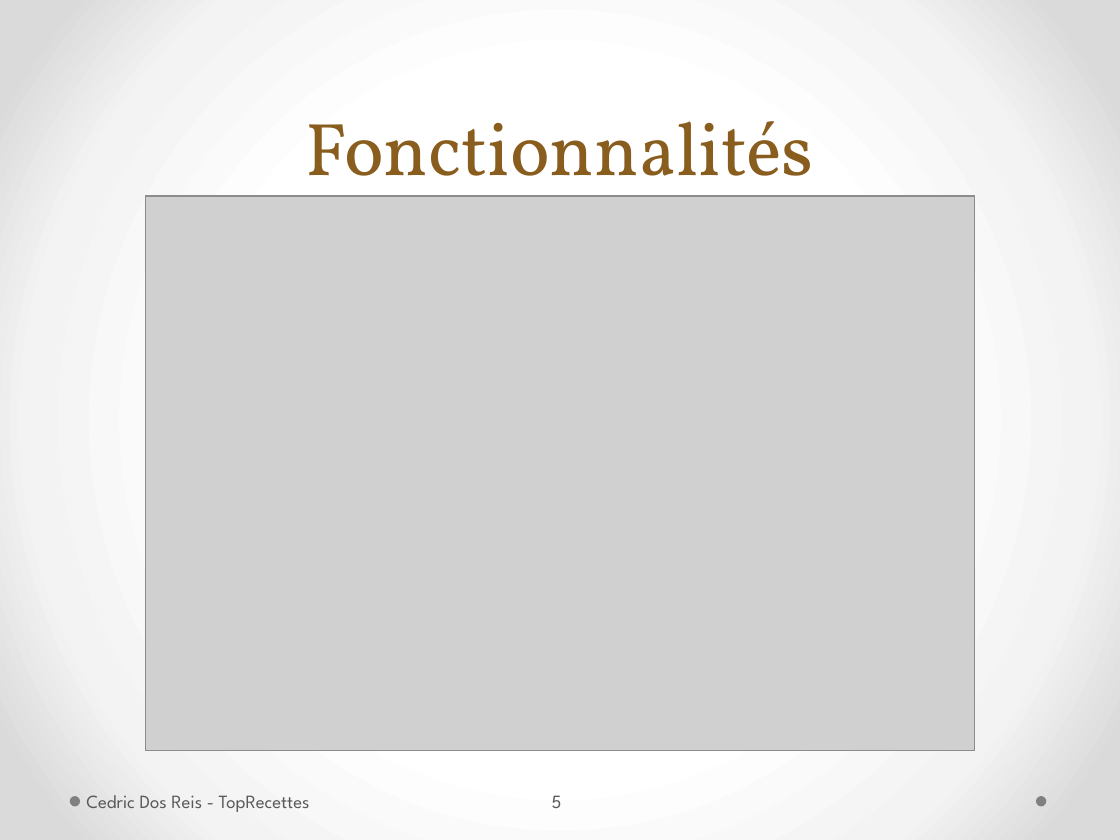
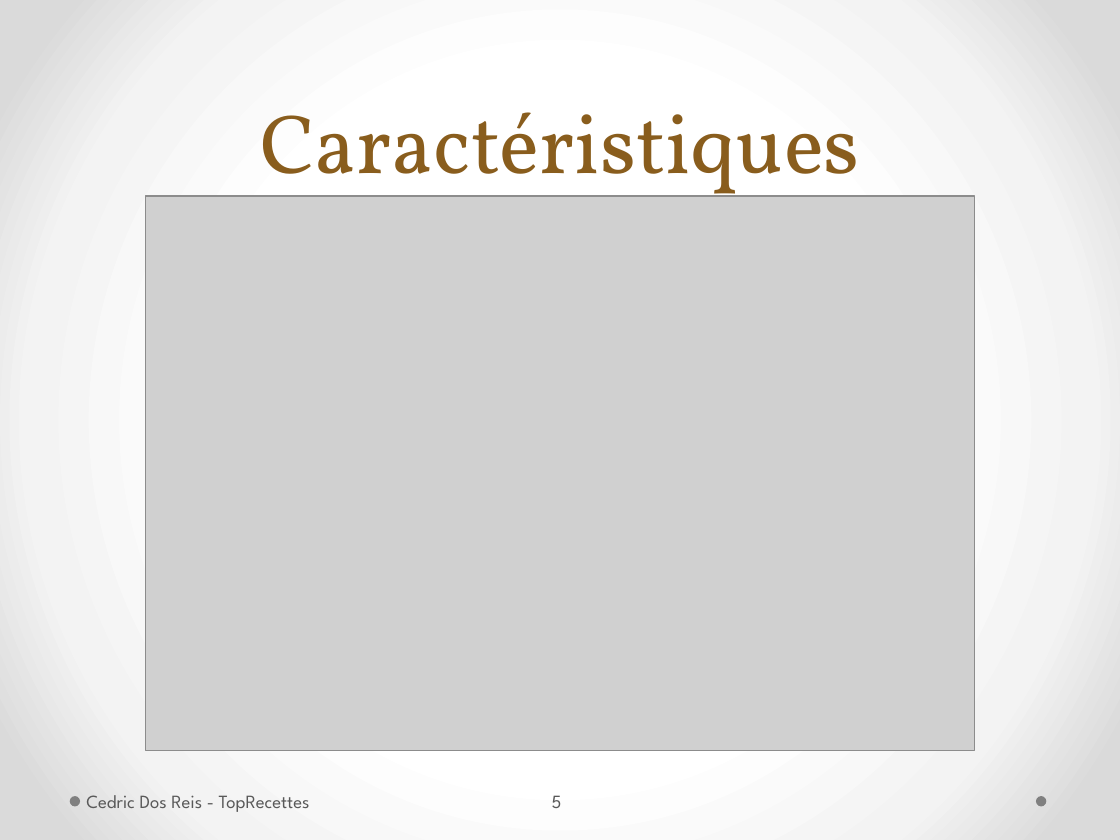
Before and after one commit to MrBeelzeBob/TopRecettes, a slide deck: slide 5 of Rendu final/PrésentationTPI2015_TopRecette.pptx. Drawn at 1120x840 pixels with LibreOffice and Linux fonts; fonts in the diff are those of the drawing; grey boxes stand for pictures. Boxes give left, top, right and bottom in pixels: in the first picture for what was removed or moved away, otherwise in the second. Text is boxed around its words. In the diff, an @@ line names an element or a change of style, - is before the commit and + after.

```diff
--- a/Rendu final/PrésentationTPI2015_TopRecette.pptx
+++ b/Rendu final/PrésentationTPI2015_TopRecette.pptx
@@ title at box(260, 112, 860, 211): text changed; size 48 to 54 pt @@
-Fonctionnalités
+Caractéristiques
```
Also in this commit, not shown: 7 other slides changed, 1 other file.
